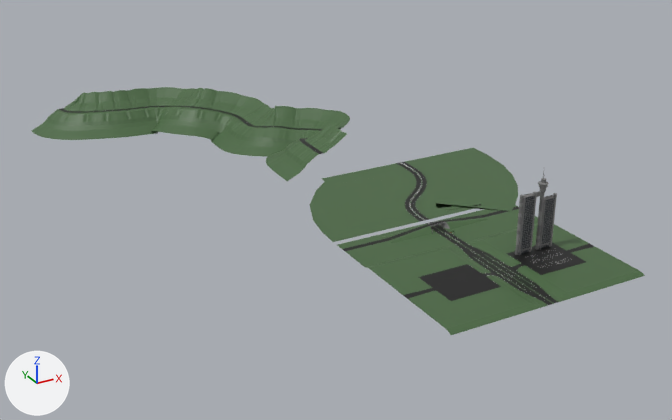
An edit to the FBX model Assets/Art/road_pieces.fbx, drawn before and after from the same camera.
Rendered twice from a 50 mm camera at (-733.0, -1006.0, 577.0) aimed at (-10.0, 308.0, -80.0). The axes (+X, +Y, +Z) are drawn at lower left. The lights are the same throughout. Where no turn or scale is listed for an object, it has been applied to the vertices.

The scene before the commit, as lines of its bpy script (objects in view):
```python
me_plane_028 = bpy.data.meshes.new('Plane.028')
me_plane_028.from_pydata(...)  # 115 vertices, 40 faces; spans x -157.0..157.0, y -20.0..20.0, z 0.0
# faces by material slot: [12, 4, 24]
me_plane_028.materials.append(mat_put_trava)  # dark green #496841
me_plane_028.materials.append(mat_put_asfalt)  # black #121212
me_plane_028.materials.append(mat_put_linije)  # white #e7e7e7
me_plane_030 = bpy.data.meshes.new('Plane.030')
me_plane_030.from_pydata(...)  # 221 vertices, 172 faces; spans x -69.0..52.6, y -20.0..20.0, z -39.8..28.9
# faces by material slot: [124, 32, 16]
me_plane_030.materials.append(mat_put_trava)  # dark green #496841
me_plane_030.materials.append(mat_put_asfalt)  # black #121212
me_plane_030.materials.append(mat_put_linije)  # white #e7e7e7
me_plane_031 = bpy.data.meshes.new('Plane.031')
me_plane_031.from_pydata(...)  # 2008 vertices, 1640 faces; spans x -69.0..152.0, y 0.0..307.0, z -79.0..29.0
# faces by material slot: [1160, 320, 160]
me_plane_031.materials.append(mat_put_trava)  # dark green #496841
me_plane_031.materials.append(mat_put_asfalt)  # black #121212
me_plane_031.materials.append(mat_put_linije)  # white #e7e7e7
ob_autoput_middle = bpy.data.objects.new('autoput_middle', me_plane_028)
ob_autoput_middle.location = (0.0, -20.0, 0.0)
ob_put_bosna_2 = bpy.data.objects.new('put_bosna_2', me_plane_031)
ob_put_bosna_2.location = (0.0, 420.0, 0.0)
ob_put_bosna_prav = bpy.data.objects.new('put_bosna_prav', me_plane_030)
ob_put_bosna_prav.location = (0.0, 400.0, 0.0)
# also in view: 'autoput_kriva' at (50.0, 145.0, 0.0); 'genex_stan' at (56.0, -112.0, 46.0); 'put_bosna_3' at (-165.0, 871.0, -41.0); 'autoput_start' at (0.0, -140.0, 2.0); 'autoput_nadvoznjak' at (0.0, 20.0, 4.0)
```
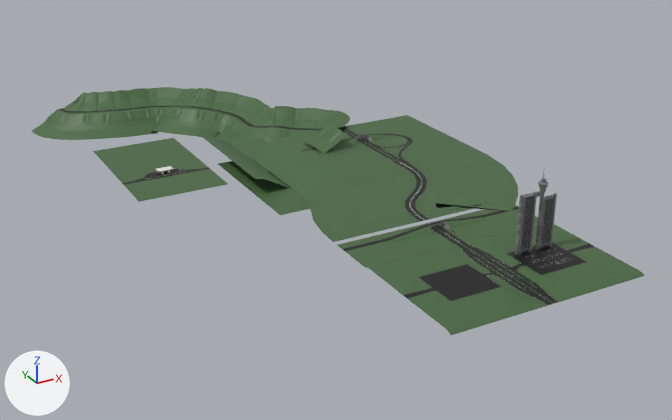
What the commit changed:
Material 'bankina-belo' (mat_bankina_belo) is new.
Its base color is (0.821, 0.976, 0.779) (white #eafce4).
Material 'bankina-crveno' (mat_bankina_crveno) is new.
Its base color is (0.8, 0.0, 0.00401) (red #e7000d).
Material 'pumpa_crveno' (mat_pumpa_crveno) is new.
Its base color is (0.512, 0.375, 0.00232) (yellow #bea508).
Material 'pumpa' (mat_pumpa) is new.
Its base color is (0.8, 0.8, 0.8) (white #e7e7e7).
Material 'pumpa_zuto' (mat_pumpa_zuto) is new.
Its base color is (0.349, 0.00981, 0.0113) (red #9f191c).
Mesh me_plane_024_1 is new.
It has 54 vertices, 40 faces and spans x -130.0..0.0, y -180.0..84.0, z -29.0..0.0.
It uses material mat_put_trava (dark green #496841).
Mesh me_plane_044 is new.
It has 919 vertices, 533 faces and spans x -76.0..76.0, y -84.0..180.0, z 0.0.
Faces by material slot: [37, 104, 96, 148, 148].
It uses material mat_put_trava (dark green #496841).
It uses material mat_put_asfalt (black #121212).
It uses material mat_put_linije (white #e7e7e7).
It uses material mat_bankina_belo (white #eafce4).
It uses material mat_bankina_crveno (red #e7000d).
Mesh me_cube_014_1 is new.
It has 100 vertices, 86 faces and spans x -13.6..13.6, y -7.4..7.4, z -0.3..1.5.
Faces by material slot: [46, 22, 18].
It uses material mat_pumpa (white #e7e7e7).
It uses material mat_pumpa_zuto (red #9f191c).
It uses material mat_pumpa_crveno (yellow #bea508).
Mesh me_plane_029_1 is new.
It has 54 vertices, 40 faces and spans x 0.0..130.0, y -84.0..180.0, z -29.0..0.0.
It uses material mat_put_trava (dark green #496841).
Mesh me_plane_023_1 is new.
It has 833 vertices, 435 faces and spans x -124.0..157.0, y -180.0..84.0, z 0.0..8.0.
Faces by material slot: [32, 181, 78, 144].
It uses material mat_bet (grey #747474).
It uses material mat_put_trava (dark green #496841).
It uses material mat_put_asfalt (black #121212).
It uses material mat_put_linije (white #e7e7e7).
Object 'autoput_obala' (ob_autoput_obala) is new; it shows me_plane_024_1.
Its location is (-24.0, 411.0, 0.0).
Object 'put_pumpa' (ob_put_pumpa) is new; it shows me_plane_044.
Its location is (-278.0, 411.0, 0.0).
Object 'puimpa_krov' (ob_puimpa_krov) is new; it shows me_cube_014_1.
Its location is (-275.0, 431.0, 4.0).
Object 'autoput_obala.001' (ob_autoput_obala_001) is new; it shows me_plane_029_1.
Its location is (-154.0, 411.0, 0.0).
Object 'autoput_iskljucenje' (ob_autoput_iskljucenje) is new; it shows me_plane_023_1.
Its location is (100.0, 411.0, 0.0).

Location of each change, (x1, y1, x2, y2) in pixels of the pictures (672 x 420 px):
'autoput_iskljucenje', added (green)
    after: (282, 115, 473, 184)
    faces in mat_put_trava (dark green #496841): (282, 115, 473, 184)
    faces in mat_put_asfalt (black #121212): (301, 127, 418, 171)
'put_pumpa', added (green)
    after: (93, 138, 228, 202)
    faces in mat_put_trava (dark green #496841): (93, 138, 228, 202)
    faces in mat_put_asfalt (black #121212): (122, 167, 210, 185)
'autoput_obala', added (green)
    after: (218, 137, 351, 215)
'autoput_obala.001', added (green)
    after: (199, 134, 291, 188)
'puimpa_krov', added
    after: (155, 166, 173, 173)
